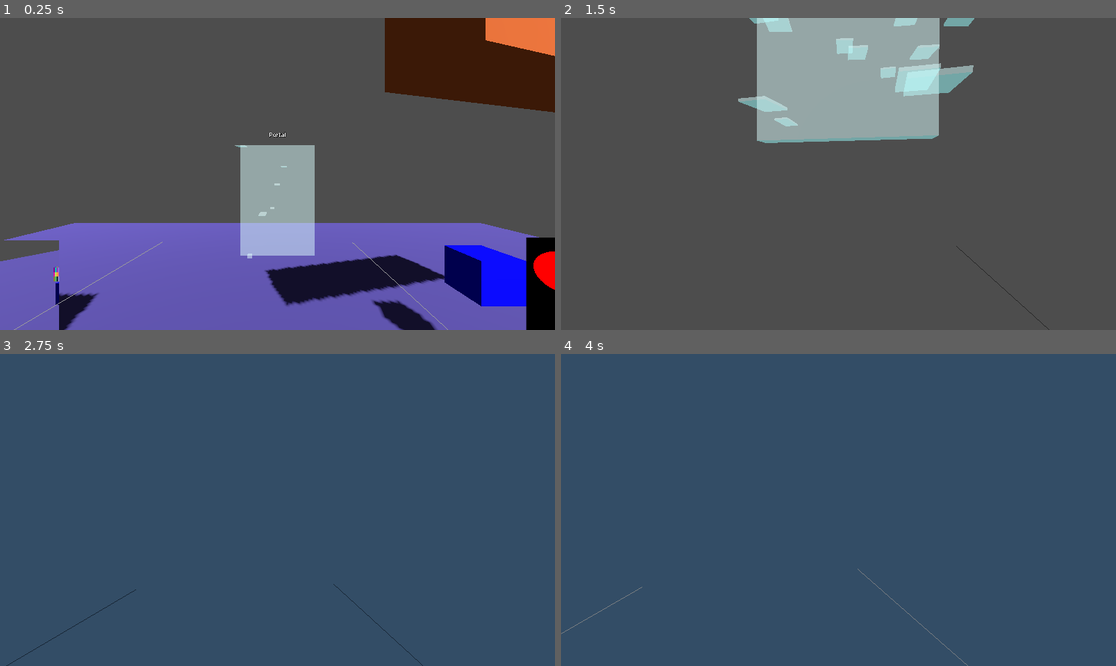
Above: before the commit, frames 1-4 (two rows, left to right).
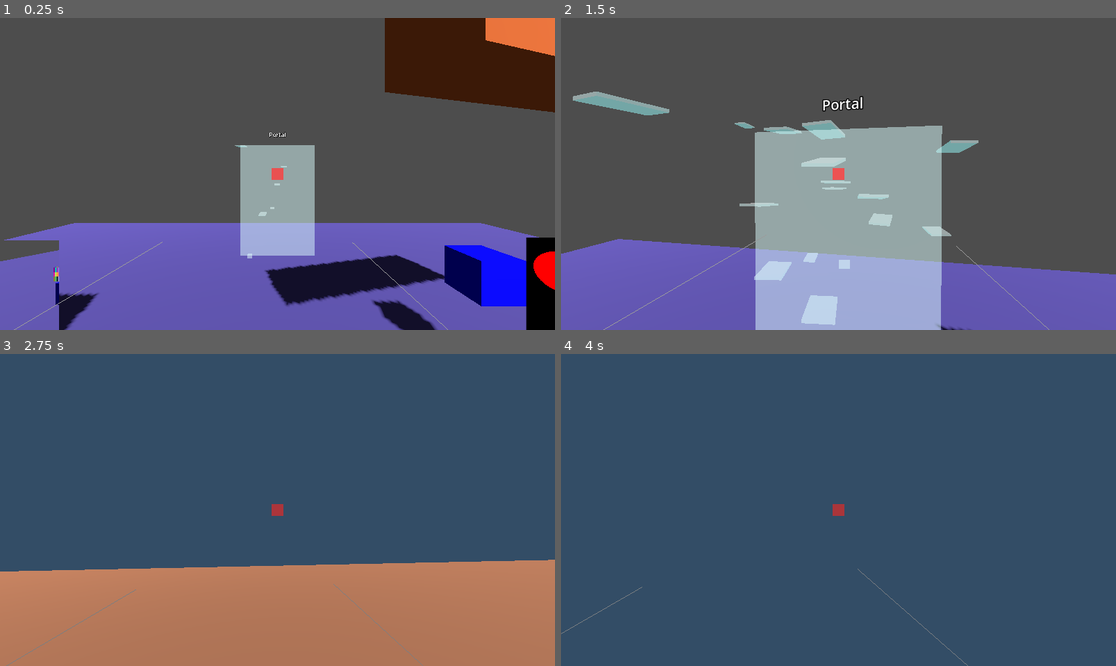
Above: after the commit, the same moments.

Repository: jvastola/GodotPhysicsRig
Game: Godot game, scene res://MainScene.tscn
The game is run twice, just before and just after one commit, with the same random seed, the same clock (stepped at 60 frames per second) and the same inputs.
Inputs (mouse positions are in pixels of both pictures, inside the frame that each line leads up to):
- Up to frame 1 (0.25 s): no input
- Up to frame 2 (1.5 s): move the mouse to (866, 174) at 0.52 s; press the mouse at (866, 174) at 0.53 s; hold W (move_forward) from 0.53 s (still down); tap Space (jump) at 0.77 s; move the mouse to (810, 174) at 1.27 s; release the mouse at (810, 174) at 1.28 s; tap Shift (sprint) at 1.35 s
- Up to frame 3 (2.75 s): keep holding W (move_forward); tap Space (jump) at 1.52 s; click (249, 510) at 1.55 s; move the mouse to (288, 503) at 2.02 s; press the mouse at (288, 503) at 2.03 s
- Up to frame 4 (4 s): keep holding W (move_forward); move the mouse to (832, 516) at 2.77 s; release the mouse at (832, 516) at 2.78 s; click (832, 516) at 2.85 s; tap Space (jump) at 3.02, 3.77 s; tap Enter at 3.5 s; move the mouse to (877, 513) at 3.52 s; hold Shift (sprint) from 3.53 s (still down); click (877, 513) at 3.8 s

The runs differ from the first frame. In frame 1, less than 0.1% of the frame differs, in the area x 48-52%, y 48-52%; in frame 2, 50%, in the area x 0-100%, y 0-100%; in frame 3, 32%; in frame 4, less than 0.1%.

Commit message:
feat(xr_player): add desktop extra collider and trigger mapping; improve desktop mode handling

Diff:
--- a/XRPlayer.tscn
+++ b/XRPlayer.tscn
@@ -48,10 +48,15 @@
 height = 0.001
 radial_segments = 16
 
+[sub_resource type="CapsuleShape3D" id="CapsuleShape3D_extra"]
+radius = 0.2
+height = 1.2
+
 [sub_resource type="BoxShape3D" id="BoxShape3D_hand"]
 
 [node name="XRPlayer" type="Node3D"]
 script = ExtResource("1_player")
+desktop_extra_collider_offset = Vector3(0, 0, 0)
 turn_mode = 1
 smooth_turn_speed = 180.0
 
@@ -142,6 +147,7 @@
 
 [node name="PointerFace" type="MeshInstance3D" parent="PlayerBody/XROrigin3D/LeftController/HandPointer"]
 transform = Transform3D(1, 0, 0, 0, 1, 0, 0, 0, 1, 0, 0, -0.07)
+visible = false
 material_override = SubResource("StandardMaterial3D_pointer_face")
 cast_shadow = 0
 mesh = SubResource("QuadMesh_pointer_face")
@@ -191,8 +197,33 @@
 [node name="DesktopCamera" type="Camera3D" parent="PlayerBody"]
 transform = Transform3D(1, 0, 0, 0, 1, 0, 0, 0, 1, 0, 0.5, 0)
 
+[node name="CenterPointer" type="Node3D" parent="PlayerBody/DesktopCamera"]
+script = ExtResource("6_pointer")
+ray_length = 3.5
+
+[node name="PointerFace" type="MeshInstance3D" parent="PlayerBody/DesktopCamera/CenterPointer"]
+transform = Transform3D(0.1, 0, 0, 0, 0.1, 0, 0, 0, 0.1, 0, 0, -0.07)
+material_override = SubResource("StandardMaterial3D_pointer_face")
+cast_shadow = 0
+mesh = SubResource("QuadMesh_pointer_face")
+
+[node name="PointerRayCast" type="RayCast3D" parent="PlayerBody/DesktopCamera/CenterPointer"]
+target_position = Vector3(0, 0, -3.5)
+hit_from_inside = true
+
+[node name="PointerRayVisual" type="MeshInstance3D" parent="PlayerBody/DesktopCamera/CenterPointer"]
+cast_shadow = 0
+
+[node name="PointerRayHit" type="MeshInstance3D" parent="PlayerBody/DesktopCamera/CenterPointer"]
+cast_shadow = 0
+mesh = SubResource("CylinderMesh_pointer_hit")
+
 [node name="DesktopController" type="Node" parent="PlayerBody"]
 script = ExtResource("4_desktop")
+
+[node name="DesktopExtraCollision" type="CollisionShape3D" parent="PlayerBody"]
+transform = Transform3D(1, 0, 0, 0, 1, 0, 0, 0, 1, 0, 0.426539, 0)
+shape = SubResource("CapsuleShape3D_extra")
 
 [node name="PhysicsHandLeft" type="RigidBody3D" parent="." node_paths=PackedStringArray("player_rigidbody", "target")]
 transform = Transform3D(1, 0, 0, 0, 1, 0, 0, 0, 1, -0.801002, 0, 0)
--- a/subdivided_cube.gd
+++ b/subdivided_cube.gd
@@ -475,15 +475,11 @@
 		# cell edge color so we don't leave transparent gaps.
 		var alloc_w: int = col_widths[face_to_col[fi]]
 		var alloc_h: int = row_heights[face_to_row[fi]]
-		# Map the face's cell grid evenly to the allocated slot. We pick the
-		# nearest source cell for each output pixel by scaling the indices so
-		# each cell fills alloc_w/nx pixels in X (and alloc_h/ny in Y).
-		var nx: int = max(1, dims.x)
-		var ny: int = max(1, dims.y)
 		for iy in range(alloc_h):
-			var sample_y: int = clamp(int(floor(float(iy) * float(ny) / float(alloc_h))), 0, ny - 1)
+			# clamp sample index to nearest available row inside the face
+			var sample_y: int = clamp(iy, 0, dims.y - 1)
 			for ix in range(alloc_w):
-				var sample_x: int = clamp(int(floor(float(ix) * float(nx) / float(alloc_w))), 0, nx - 1)
+				var sample_x: int = clamp(ix, 0, dims.x - 1)
 				var color: Color = _cell_colors[fi][sample_y][sample_x]
 				img.set_pixel(offset.x + ix, offset.y + iy, color)
 
--- a/xr_player.gd
+++ b/xr_player.gd
@@ -20,7 +20,12 @@
 var player_height := 0.0  # Using headset tracking; keep 0 to avoid artificial offset
 var is_vr_mode := false
 @export var head_radius: float = 0.18
+var _desktop_trigger_event: InputEventMouseButton = null
 @export var show_head_mesh: bool = true
+@export var desktop_extra_collider_enabled: bool = true
+@export var desktop_extra_collider_height: float = 1.2
+@export var desktop_extra_collider_radius: float = 0.2
+@export var desktop_extra_collider_offset: Vector3 = Vector3(0, 1.15, 0)
 
 # Turning settings
 enum TurnMode { SNAP, SMOOTH }
@@ -145,6 +150,21 @@
 	if desktop_controller and desktop_controller.has_method("deactivate"):
 		desktop_controller.deactivate()
 
+	# Remove desktop-only extra collider when in VR
+	_remove_desktop_extra_collider()
+
+	# Disable center pointer on VR
+	var center_ptr = get_node_or_null("PlayerBody/DesktopCamera/CenterPointer")
+	if center_ptr:
+		center_ptr.set_physics_process(false)
+		center_ptr.hide()
+
+	# Remove desktop left-mouse mapping for trigger_click
+	if _desktop_trigger_event:
+		if InputMap.has_action("trigger_click"):
+			InputMap.action_erase_event("trigger_click", _desktop_trigger_event)
+			_desktop_trigger_event = null
+
 
 func _activate_desktop_mode() -> void:
 	"""Enable desktop camera and controls, disable VR hands"""
@@ -163,6 +183,25 @@
 	if physics_hand_right:
 		physics_hand_right.hide()
 		physics_hand_right.set_physics_process(false)
+
+	# Ensure extra collider is present on desktop
+	_ensure_desktop_extra_collider()
+
+	# Show center pointer on desktop
+	var center_ptr = get_node_or_null("PlayerBody/DesktopCamera/CenterPointer")
+	if center_ptr:
+		center_ptr.show()
+		center_ptr.set_physics_process(true)
+
+	# Bind left mouse button to `trigger_click` when in desktop mode so left-click acts like trigger
+	if not InputMap.has_action("trigger_click"):
+		InputMap.add_action("trigger_click")
+	# Add mouse button mapping if not already present
+	if _desktop_trigger_event == null:
+		var me := InputEventMouseButton.new()
+		me.button_index = MOUSE_BUTTON_LEFT
+		InputMap.action_add_event("trigger_click", me)
+		_desktop_trigger_event = me
 
 
 func teleport_to(target_position: Vector3) -> void:
@@ -213,6 +252,40 @@
 	elif desktop_camera:
 		return -desktop_camera.global_transform.basis.z
 	return -global_transform.basis.z
+
+
+func _ensure_desktop_extra_collider() -> void:
+	"""Create or update the desktop-only extra collider for a taller player."""
+	if not desktop_extra_collider_enabled or not player_body:
+		return
+	var name := "DesktopExtraCollision"
+	var existing := player_body.get_node_or_null(name) as CollisionShape3D
+	# Build a capsule shape for the extra collider
+	if existing:
+		if existing.shape and existing.shape is CapsuleShape3D:
+			var s := existing.shape as CapsuleShape3D
+			s.height = desktop_extra_collider_height
+			s.radius = desktop_extra_collider_radius
+		existing.transform = Transform3D(Basis(), desktop_extra_collider_offset)
+		return
+	# Create a new shape
+	var cs: CollisionShape3D = CollisionShape3D.new()
+	cs.name = name
+	var cap: CapsuleShape3D = CapsuleShape3D.new()
+	cap.height = desktop_extra_collider_height
+	cap.radius = desktop_extra_collider_radius
+	cs.shape = cap
+	cs.transform = Transform3D(Basis(), desktop_extra_collider_offset)
+	player_body.add_child(cs)
+	# Set owner so it persists in the scene if editing
+	cs.owner = owner
+
+
+func _remove_desktop_extra_collider() -> void:
+	var name := "DesktopExtraCollision"
+	var existing := player_body.get_node_or_null(name)
+	if existing:
+		existing.queue_free()
 
 
 func _handle_turning(delta: float) -> void:
@@ -399,14 +472,15 @@
 		var alloc_w: int = col_widths[face_to_col[fi]]
 		var alloc_h: int = row_heights[face_to_row[fi]]
 		var face_rows: Array = cell_colors[fi] as Array
-		var nx: int = max(1, dims.x)
-		var ny: int = max(1, dims.y)
 		for iy in range(alloc_h):
-				var sample_y: int = clamp(int(floor(float(iy) * float(ny) / float(alloc_h))), 0, ny - 1)
-				var row: Array = (face_rows[sample_y] as Array) if sample_y < face_rows.size() else []
-				for ix in range(alloc_w):
-					var sample_x: int = clamp(int(floor(float(ix) * float(nx) / float(alloc_w))), 0, nx - 1)
-					if sample_x < row.size():
-						var color: Color = row[sample_x] as Color
-						img.set_pixel(offset.x + ix, offset.y + iy, color)
+			var sample_y: int = clamp(iy, 0, dims.y - 1)
+			var row: Array = (face_rows[sample_y] as Array) if sample_y < face_rows.size() else []
+			for ix in range(alloc_w):
+				var sample_x: int = clamp(ix, 0, dims.x - 1)
+				if sample_x < row.size():
+					var color: Color = row[sample_x] as Color
+					img.set_pixel(offset.x + ix, offset.y + iy, color)
+
+	var texture: ImageTexture = ImageTexture.create_from_image(img)
+	apply_texture_to_head(texture)
 	print("XRPlayer: Applied saved texture directly (subdivisions=", subdivisions_meta, ", texture=", tex_width, "x", tex_height, ")")
Not shown: 1 places in XRPlayer.tscn that only renumber resources
